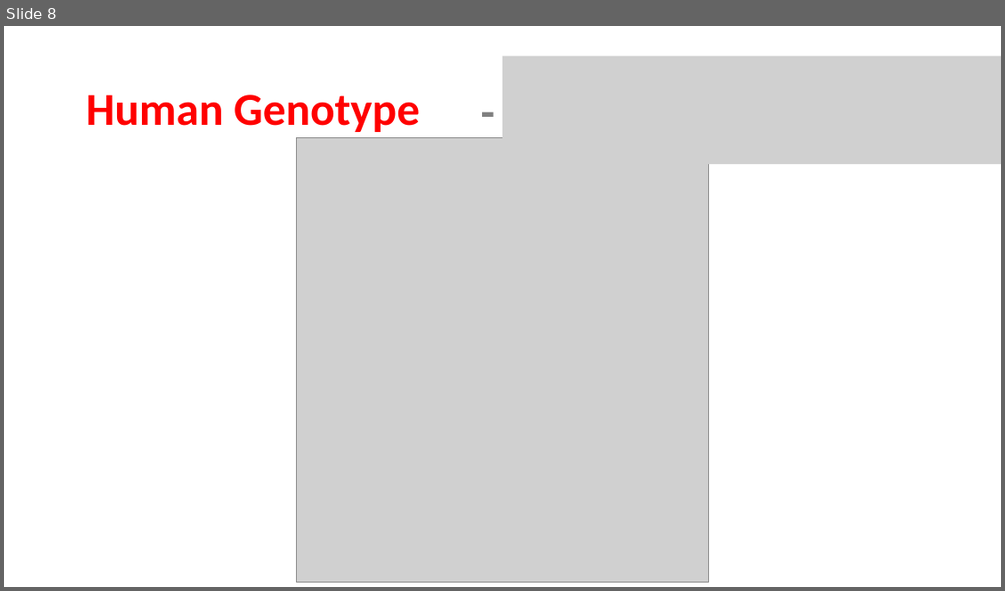
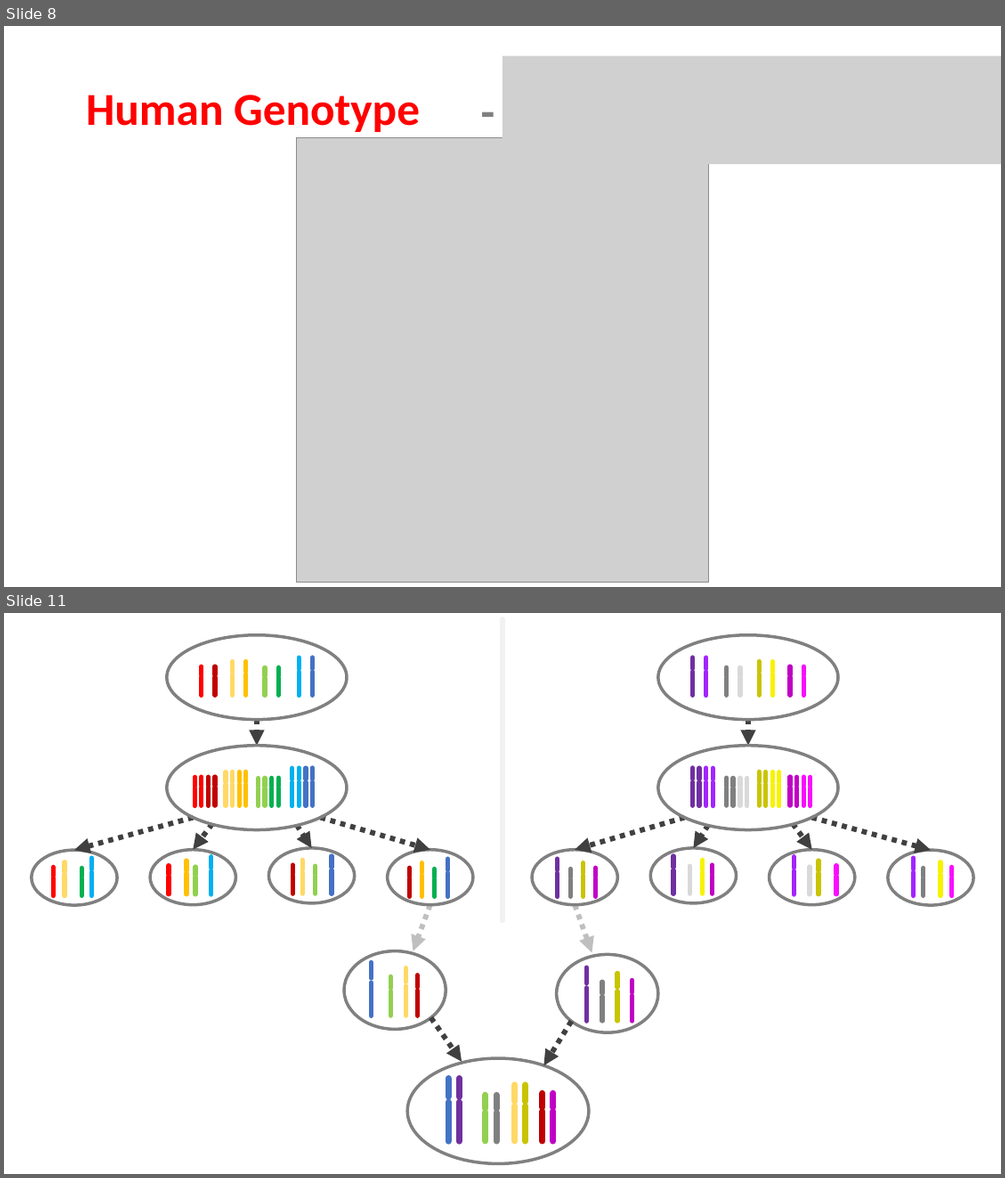
Before and after one commit to pauldubois98/PanicNightWorkshop, a slide deck: SolvingNimsGame.pptx. Shown one above the other, each under a label of ours: slide 8 before the commit, slides 8 and 11 after it; the slides between them are not shown. The pictures are 1005x591 and 1005x1178 pixels, drawn with LibreOffice and Linux fonts; fonts in the diff are those of the drawing; grey boxes stand for pictures. Boxes give left, top, right and bottom in pixels: in the first picture for what was removed or moved away, otherwise in the second. Text is boxed around its words. In the diff, an @@ line names an element or a change of style, - is before the commit and + after.

```diff
--- a/SolvingNimsGame.pptx
+++ b/SolvingNimsGame.pptx
@@ slide 11 added at box(4, 613, 1001, 1174), background #FFFFFF @@
@@ group added at box(32, 635, 474, 906): 80 lines, 6 ellipses, 5 arrows @@
@@ line added from (502, 619) to (502, 920), #F2F2F2 5 pt @@
@@ group added at box(532, 635, 974, 906): 80 lines, 6 ellipses, 5 arrows @@
@@ arrow added from (430, 905) to (413, 951), #BFBFBF 5 pt dashed @@
@@ arrow added from (574, 905) to (591, 952), #BFBFBF 5 pt dashed @@
@@ group added at box(344, 951, 658, 1163): 32 lines, 3 ellipses, 2 arrows @@
```
Also in this commit, not shown: 2 other slides added.
